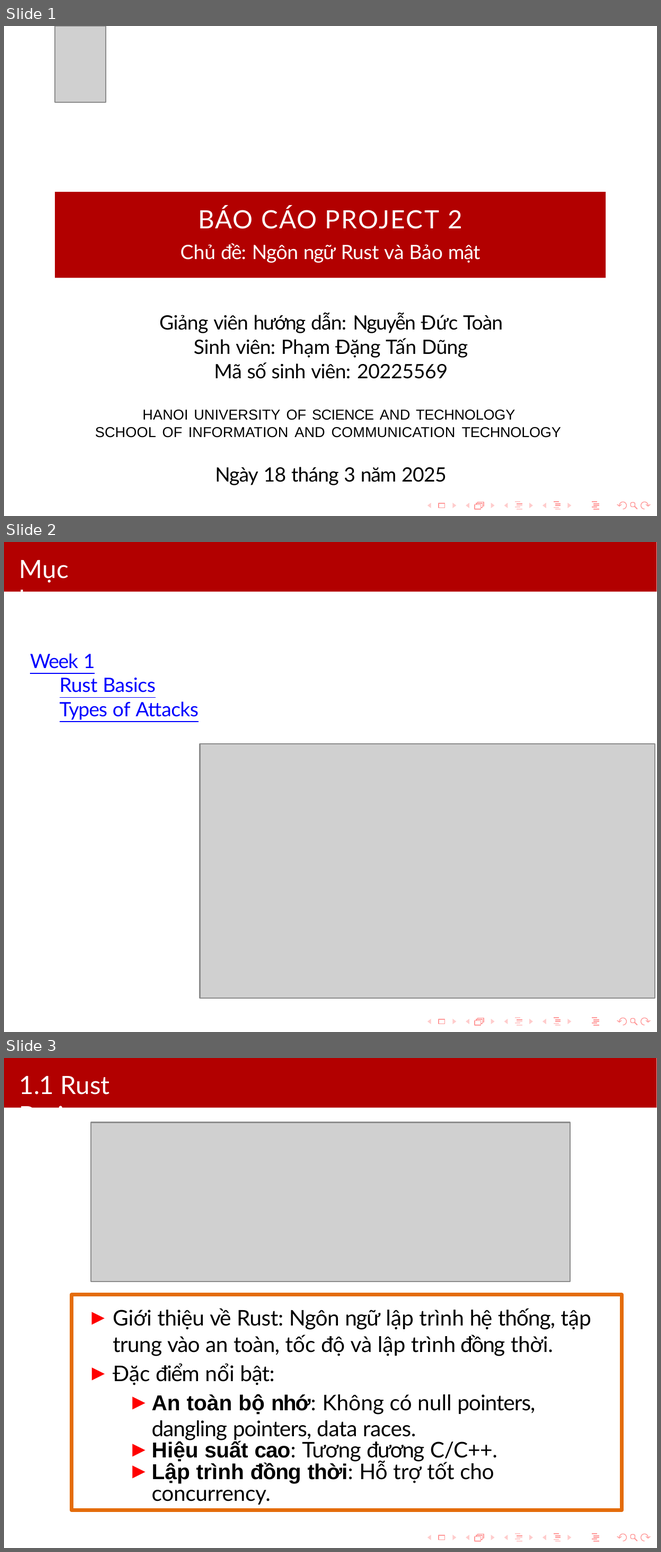
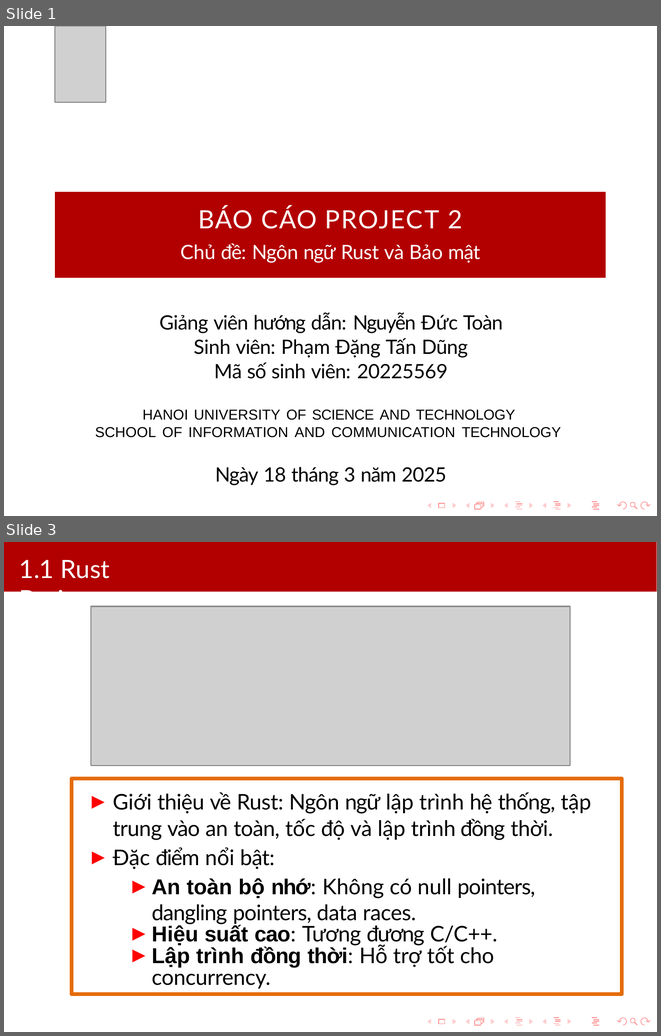
Before and after one commit to dungfundopt/Project_2_Rust, a slide deck: Week1/Week1.pptx. Shown one above the other, each under a label of ours: slides 1, 2 and 3 before the commit, slides 1 and 3 after it; the slides between them are not shown. The pictures are 661x1552 and 661x1036 pixels, drawn with LibreOffice and Linux fonts; fonts in the diff are those of the drawing; grey boxes stand for pictures. Boxes give left, top, right and bottom in pixels: in the first picture for what was removed or moved away, otherwise in the second. Text is boxed around its words. In the diff, an @@ line names an element or a change of style, - is before the commit and + after.

```diff
--- a/Week1/Week1.pptx
+++ b/Week1/Week1.pptx
@@ slide 2 removed at (x1=4, y1=542, x2=657, y2=1032), background #FFFFFF; not listed: 15 template elements that a slide beside it also shows @@
@@ freeform shape removed at (x1=4, y1=542, x2=657, y2=591) @@
@@ text removed at (x1=19, y1=560, x2=69, y2=592) @@
-Mục lục
@@ text removed at (x1=30, y1=653, x2=199, y2=720) @@
-Week 1
-Rust Basics Types of Attacks
@@ picture removed at (x1=200, y1=744, x2=654, y2=998) @@
```
Also in this commit, not shown: 1 slide added, 1 other file.
